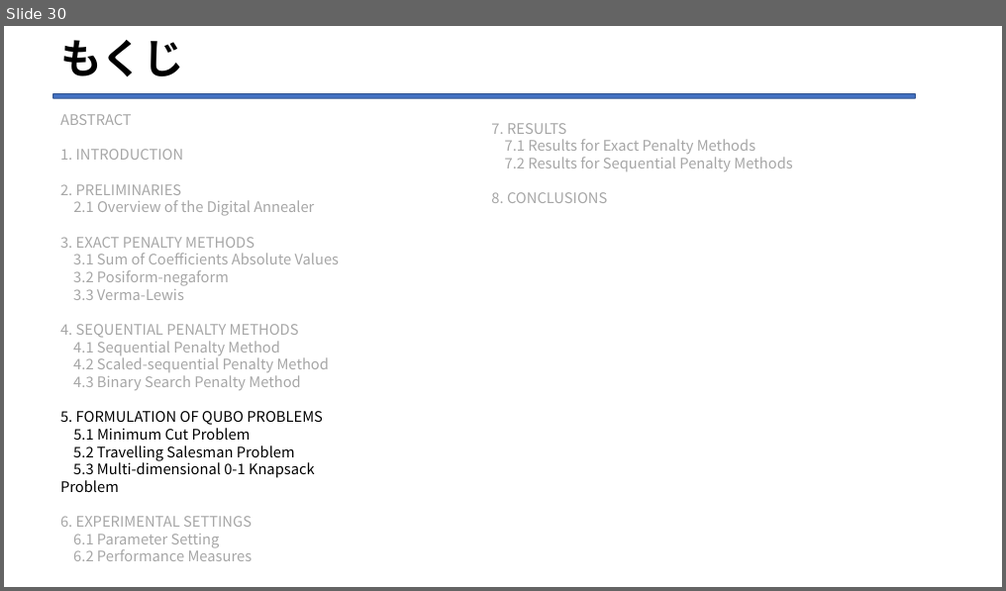
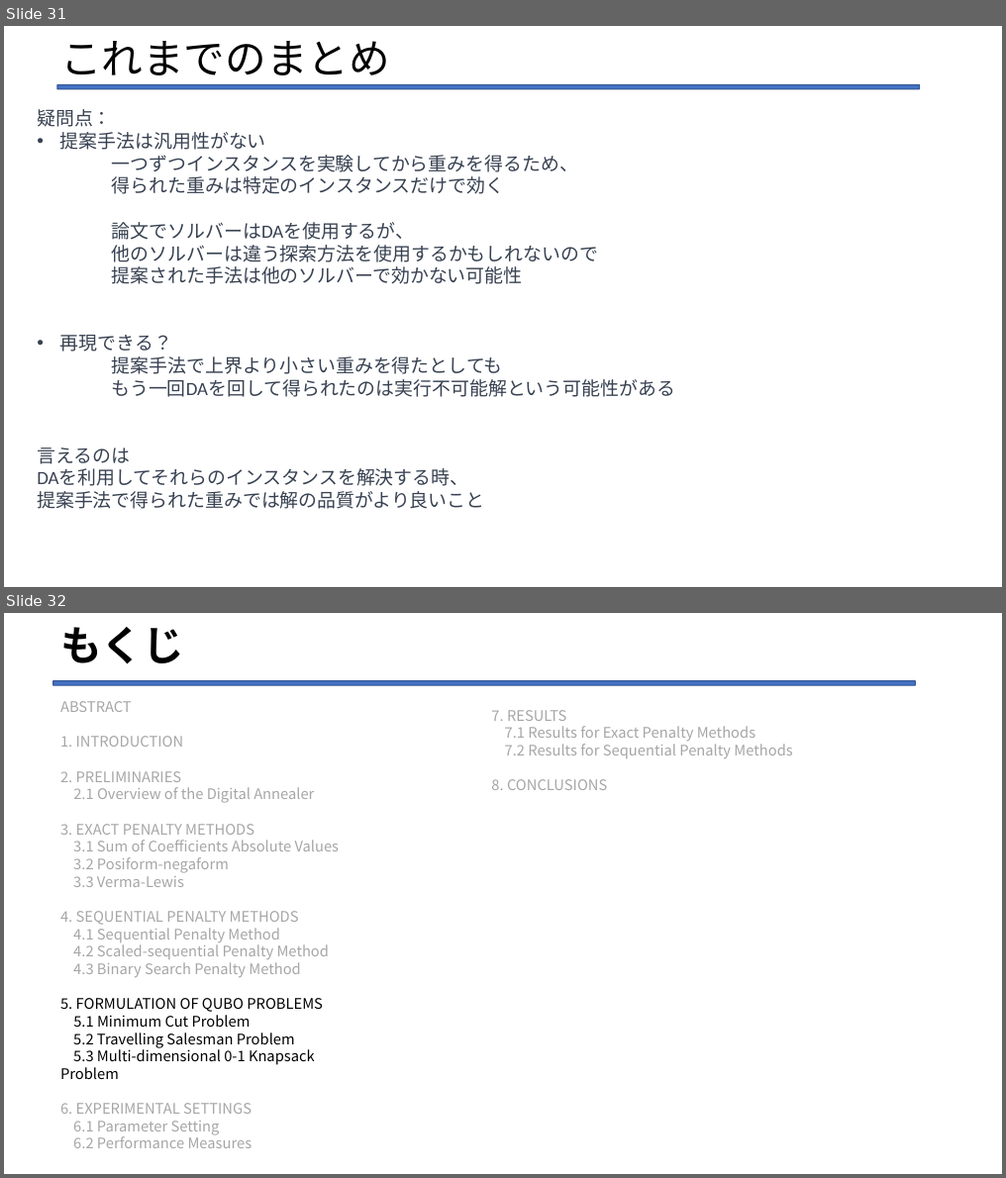
Before and after one commit to Legolas9999/zemi, a slide deck: lcj_ron_zemi2.pptx. Shown one above the other, each under a label of ours: slide 30 before the commit, slides 31 and 32 after it. The pictures are 1006x591 and 1006x1178 pixels, drawn with LibreOffice and Linux fonts; fonts in the diff are those of the drawing. Boxes give left, top, right and bottom in pixels: in the first picture for what was removed or moved away, otherwise in the second. Text is boxed around its words. In the diff, an @@ line names an element or a change of style, - is before the commit and + after.

```diff
--- a/lcj_ron_zemi2.pptx
+++ b/lcj_ron_zemi2.pptx
@@ slide 31 added at (4,26,1002,587), background #FFFFFF @@
@@ title added at (60,41,390,76), 39.6 pt, text #000000 @@
+これまでのまとめ
@@ text added at (37,109,675,509), 18 pt, text #374151 @@
+疑問点：
+• 提案手法は汎用性がない
+一つずつインスタンスを実験してから重みを得るため、
+得られた重みは特定のインスタンスだけで効く
+論文でソルバーはDAを使用するが、
+他のソルバーは違う探索方法を使用するかもしれないので
+提案された手法は他のソルバーで効かない可能性
+• 再現できる？
+提案手法で上界より小さい重みを得たとしても
+もう一回DAを回して得られたのは実行不可能解という可能性がある
+言えるのは
+DAを利用してそれらのインスタンスを解決する時、
+提案手法で得られた重みでは解の品質がより良いこと
@@ rounded rectangle added at (57,85,920,89), fill #4472C4, outline #325491 1 pt @@
@@ what was slide 30 is now slide 32 @@
```
Also in this commit, not shown: 6 slides changed, 2 other slides added, 1 slide removed.
